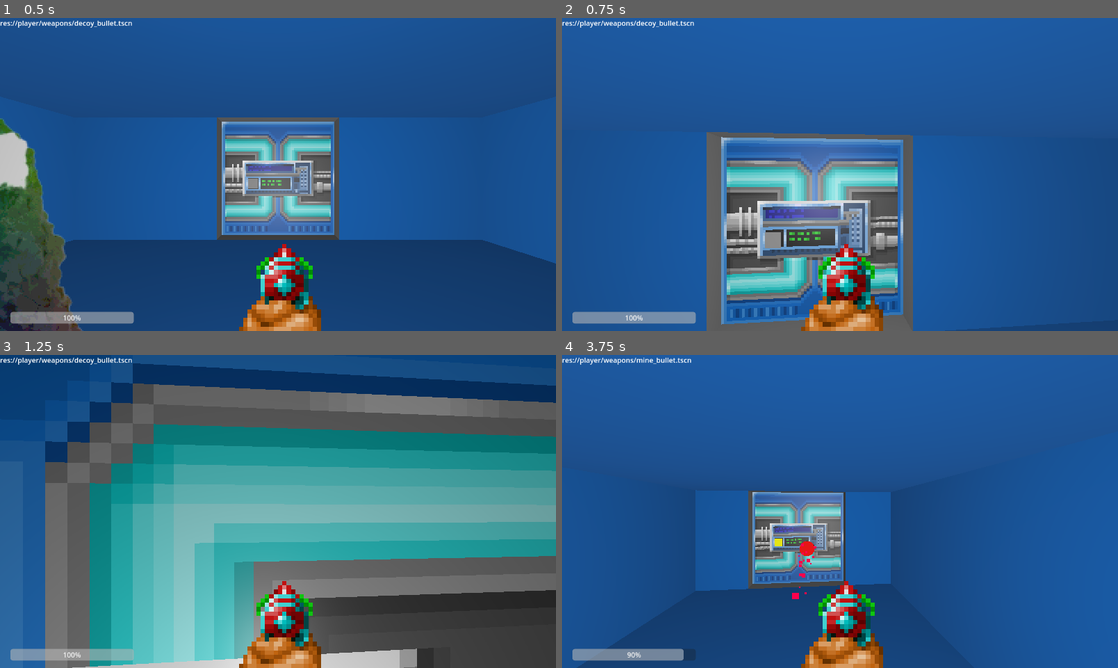
Above: before the commit, frames 1-4 (two rows, left to right).
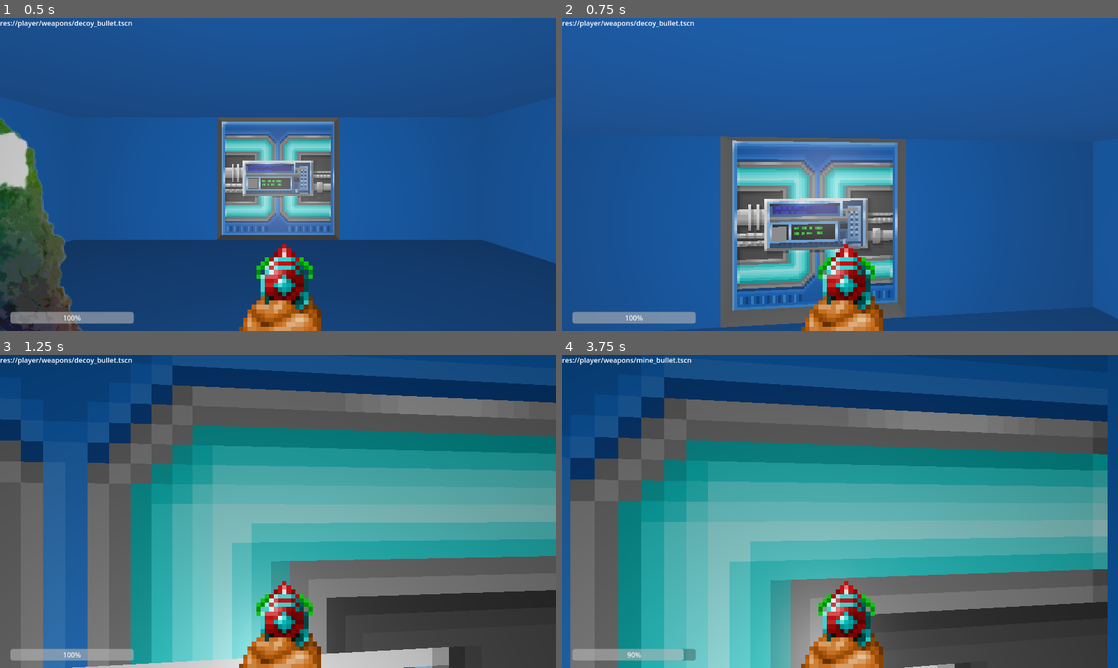
Above: after the commit, the same moments.

Repository: ralabate/21dbl
Game: Godot game, scene res://level/level_0.tscn
Same seed, same stepped clock (60 frames per second), same inputs: the game is played once before the commit and once after it.
Inputs (mouse positions are in pixels of both pictures, inside the frame that each line leads up to):
- Up to frame 1 (0.5 s): no input
- Up to frame 2 (0.75 s): tap Enter (ui_accept) at 0.5 s; move the mouse to (867, 174) at 0.52 s; hold W (move_forward) from 0.53 s (still down); hold Shift (sprint) from 0.53 s (still down)
- Up to frame 3 (1.25 s): keep holding W (move_forward); keep holding Shift (sprint); tap Enter (ui_accept) at 0.77 s
- Up to frame 4 (3.75 s): keep holding W (move_forward); move the mouse to (812, 511) at 1.27 s; release Shift (sprint) at 1.28 s; tap 1 (ability_1) at 1.35 s; tap Enter (ui_accept) at 1.52, 3.02 s; tap Shift (sprint) at 1.55, 3.05 s; move the mouse to (851, 505) at 2.02 s; hold Shift (sprint) 2.03-2.78 s; tap 2 (ability_2) at 2.1 s; move the mouse to (834, 517) at 2.77 s; click (834, 517) at 2.85 s; move the mouse to (878, 514) at 3.52 s; hold Shift (sprint) from 3.53 s (still down)

Frame 1 is identical in both runs. In frame 2, 15% of the frame differs, in the area x 18-100%, y 36-100%; in frame 3, 32%; in frame 4, 94%, in the area x 0-100%, y 0-100%.
Error in both runs: Invalid access of index '1' on a base object of type: 'Array[Dictionary]'. (res://common/log.gd:9)

Commit message:
player physics fixes

Diff:
--- a/first-person-explorer/level/level_0.tscn
+++ b/first-person-explorer/level/level_0.tscn
@@ -289,6 +289,7 @@
 metadata/_edit_lock_ = true
 
 [node name="FirstPersonController" parent="." instance=ExtResource("1_wg3vb")]
+SPEED = 250
 
 [node name="OmniLight3D" parent="FirstPersonController" index="6"]
 omni_range = 17.27
--- a/first-person-explorer/player/first_person_controller.gd
+++ b/first-person-explorer/player/first_person_controller.gd
@@ -1,8 +1,8 @@
 extends CharacterBody3D
 
 
-@export var SPEED = 5.0
-@export var SPRINT_SPEED = 10.0
+@export var SPEED = 250
+@export var SPRINT_SPEED = 500
 @export var JUMP_VELOCITY = 4.5
 @export var HEAD_TURNING_RATE = 0.1
 
@@ -57,19 +57,16 @@
 	if Input.is_action_just_pressed("ui_accept") and is_on_floor():
 		velocity.y = JUMP_VELOCITY
 
-	_is_sprinting = Input.is_action_pressed("sprint")
-
 	var input_dir := Input.get_vector("strafe_left", "strafe_right", "move_forward", "move_backward")
 	var direction := (transform.basis * Vector3(input_dir.x, 0, input_dir.y)).normalized()
-	var current_speed = SPRINT_SPEED if _is_sprinting else SPEED
+	var current_speed = SPRINT_SPEED if Input.is_action_pressed("sprint") else SPEED
 
 	if direction:
-		velocity.x = direction.x * current_speed
-		velocity.z = direction.z * current_speed
+		velocity.x = direction.x * current_speed * delta
+		velocity.z = direction.z * current_speed * delta
 	else:
-		velocity.x = move_toward(velocity.x, 0, current_speed)
-		velocity.z = move_toward(velocity.z, 0, current_speed)
-		_is_sprinting = false
+		velocity.x = 0
+		velocity.z = 0
 
 	move_and_slide()
 
--- a/first-person-explorer/player/first_person_controller.tscn
+++ b/first-person-explorer/player/first_person_controller.tscn
@@ -55,7 +55,6 @@
 collision_layer = 2
 collision_mask = 3
 script = ExtResource("1_n4j6h")
-SPEED = 6.0
 
 [node name="HealthComponent" type="Node" parent="."]
 unique_name_in_owner = true
